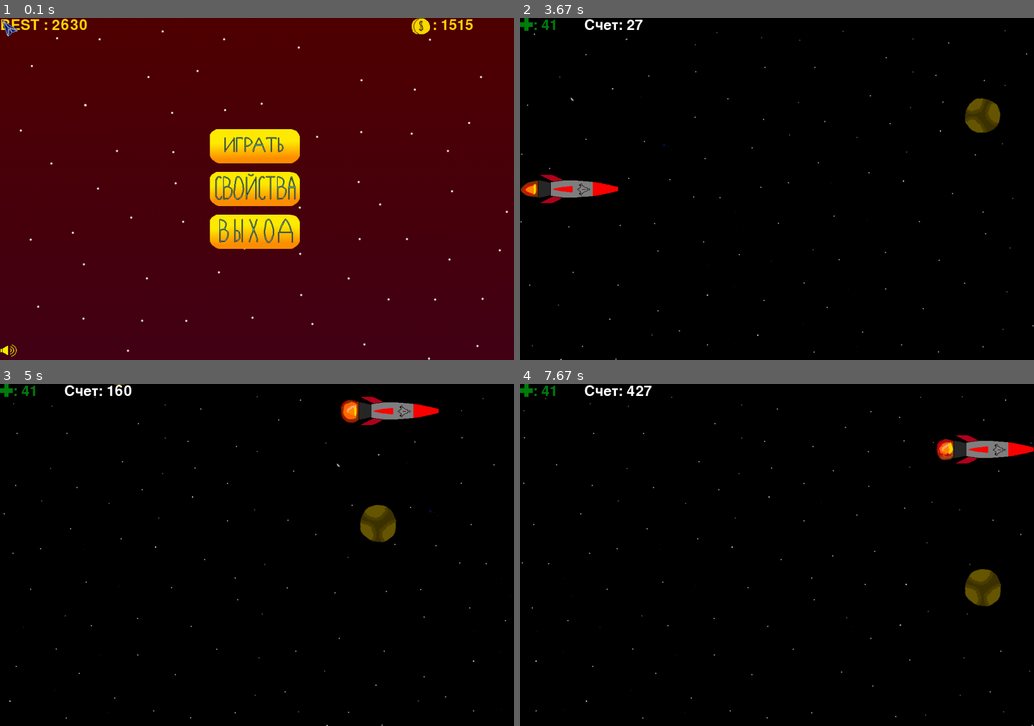
Above: before the commit, frames 1-4 (two rows, left to right).
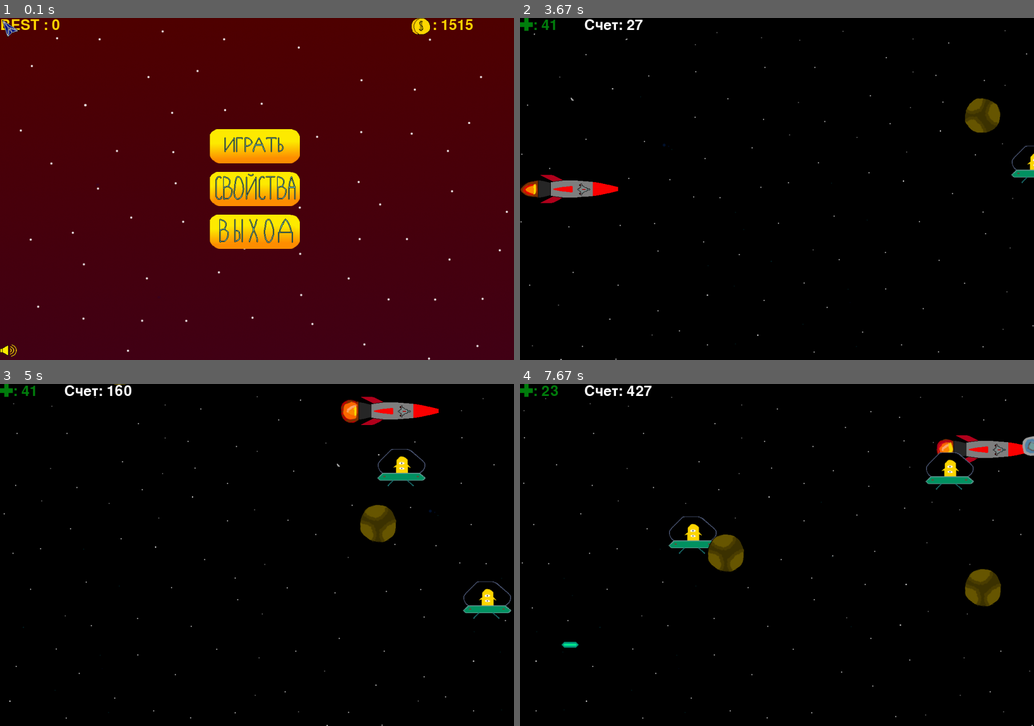
Above: after the commit, the same moments.

Repository: PismerovKir/YandexPygameProject
Game: pygame game, started from Тест прога.py
Two runs of this game, one before a commit and one after it. Both use one fixed random seed, a clock stepped at 60 frames per second and the inputs below.
Inputs (mouse positions are in pixels of both pictures, inside the frame that each line leads up to):
- Up to frame 1 (0.1 s): no input
- Up to frame 2 (3.67 s): click (777, 147) at 0.38 s
- Up to frame 3 (5 s): hold Up 3.97-4.43 s; hold Right from 4.47 s (still down)
- Up to frame 4 (7.67 s): release Right at 5.1 s; hold Down 5.13-5.5 s; hold Left 5.53-6 s; tap Space at 6.03, 6.43, 6.73, 6.93, 7.27, 7.57 s; hold Right 6.37-6.83 s; hold Up 6.87-7.17 s; hold Right from 7.2 s (still down)

The runs differ from the first frame. In frame 1, 0.1% of the frame differs, in the area x 10-17%, y 0-4%; in frame 2, 0.2%; in frame 3, 0.8%; in frame 4, 1.7%, in the area x 4-100%, y 0-78%.

Commit message:
Взры пришельцев, звук обратного отсчета

Diff:
--- a/data/gamedata.txt
+++ b/data/gamedata.txt
@@ -1,4 +1,4 @@
-2630
+0
 1515
 36
 13
--- a/Тест прога.py
+++ b/Тест прога.py
@@ -195,7 +195,11 @@
         pygame.sprite.Sprite.__init__(self)
         self.image = load_image('alien.png')
         self.rect = self.image.get_rect()
-        self.bangimage = load_image('alienBang.png')
+        self.bangimage1 = load_image('alienbang1.png')
+        self.bangimage2 = load_image('alienbang2.png')
+        self.bangimage3 = load_image('alienbang3.png')
+        self.bangimage4 = load_image('alienbang4.png')
+        self.bangimage5 = load_image('alienbang5.png')
         self.rect.x = WIDTH
         self.rect.y = random.randrange(50, HEIGHT - self.rect.height - 50)
         self.speedy = 1
@@ -207,16 +211,24 @@
         self.prev_shot = 0
 
     def update(self):
+        self.rect.x -= self.speedx
         self.deathCounter -= 1
-
-        self.rect.x -= self.speedx
+        if self.deathCounter == 32:
+            self.image = self.bangimage2
+        if self.deathCounter == 24:
+            self.image = self.bangimage3
+        if self.deathCounter == 16:
+            self.image = self.bangimage4
+        if self.deathCounter == 8:
+            self.image = self.bangimage5
+
 
         if self.deathCounter == 0:
             self.kill()
 
         if self.health < 1 and self.deathCounter < 0:
-            self.image = self.bangimage
-            self.deathCounter = 100
+            self.image = self.bangimage1
+            self.deathCounter = 40
 
         # БАЗОВЫЙ ИИ TODO
         if self.rect.centery in range(spaceship.rect.centery - 30, spaceship.rect.centery + 30) and SCORE - self.prev_shot > 70:
@@ -350,23 +362,32 @@
 def EndGame():
 
     global SCORE, PREV_BEST
+    font = pygame.font.Font(None, 50)
+    newBest = font.render(f"", True, (0, 0, 0))
 
     if SCORE > PREV_BEST:
-        PREV_BEST = SCORE
+        # PREV_BEST = SCORE TODO СНЯТЬ этот коммент
+        newBest = font.render(f"Новый рекорд: {SCORE}!", True, (255, 255, 255))
+
 
     EndBackground = screen.copy()
     runningEndGame = True
 
     butts = pygame.sprite.Group()
 
-    MenuButton = Button('Menu', 480, 400)
+    MenuButton = Button('Menu', 480, 500)
     butts.add(MenuButton)
+    #TODO Сделать кнопку заново
+    AgainButton = Button('Play', 480, 400)
+    butts.add(AgainButton)
 
     while runningEndGame:
         clock.tick(FPS)
         screen.fill(BLACK)
 
         screen.blit(EndBackground, (0, 0))
+
+        screen.blit(newBest, (450, 300))
 
         butts.draw(screen)
 
@@ -386,6 +407,11 @@
                 if MenuButton.rect.collidepoint(event.pos):
                     if StartGame():
                         return True
+            if event.type == pygame.MOUSEBUTTONDOWN and event.button == 1:
+                if AgainButton.rect.collidepoint(event.pos):
+                    if Game():
+                        return True
+
 
 
 
@@ -639,11 +665,15 @@
 
     font = pygame.font.Font(None, 50)
 
+    count = pygame.mixer.Sound('data/count.wav')
+    go = pygame.mixer.Sound('data/go.wav')
+
     screen.blit(background, background_rect)
     screen.blit(background2, background_rect2)
     all_sprites.draw(screen)
     three = load_image('three.png')
     screen.blit(three, (480, 200))
+    count.play()
     pygame.display.flip()
     clock.tick(1)
 
@@ -652,6 +682,7 @@
     all_sprites.draw(screen)
     two = load_image('two.png')
     screen.blit(two, (480, 200))
+    count.play()
     pygame.display.flip()
     clock.tick(1)
 
@@ -661,7 +692,9 @@
     one = load_image('one.png')
     screen.blit(one, (480, 200))
     pygame.display.flip()
+    count.play()
     clock.tick(1)
+    go.play()
 
 
     while runningGame:
@@ -695,10 +728,10 @@
             enemy.add(meteor)
             all_sprites.add(meteor)
 
-        # if SCORE % 100 == 0:
-        #     alien = Alien()
-        #     enemy.add(alien)
-        #     all_sprites.add(alien)
+        if SCORE % 100 == 0:
+            alien = Alien()
+            enemy.add(alien)
+            all_sprites.add(alien)
 
 
 
Binary file removed: data/alienbang0.png
Binary file changed: data/alienbang1.png
Binary file changed: data/alienbang2.png
Binary file changed: data/alienbang3.png
Binary file changed: data/alienbang4.png
Binary file added: data/alienbang5.png
Binary file changed: data/meteorbang1.png
Binary file changed: data/vzriv1.png
Not shown, added: data/bip.wav
Not shown, added: data/count.wav
Not shown, added: data/go.wav
